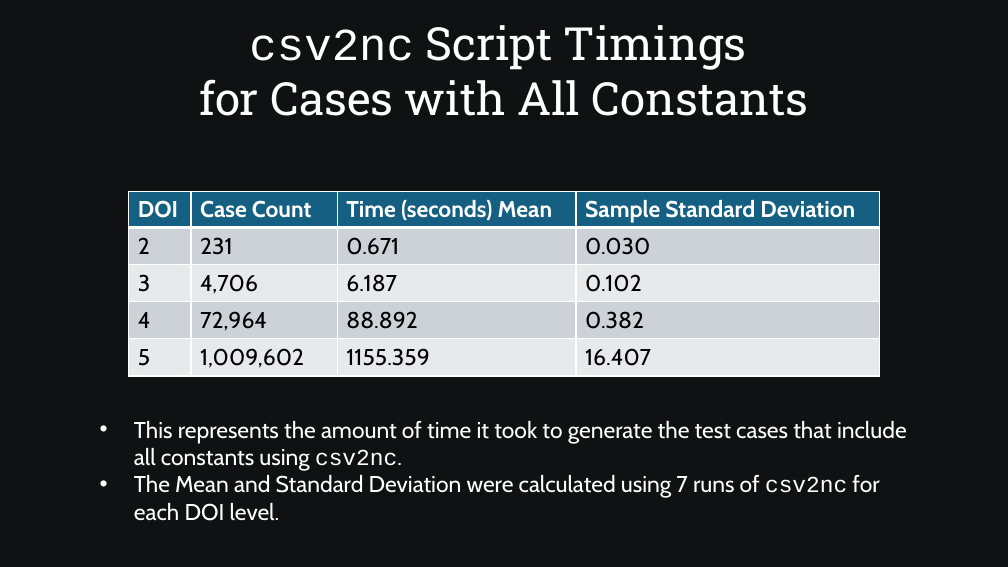
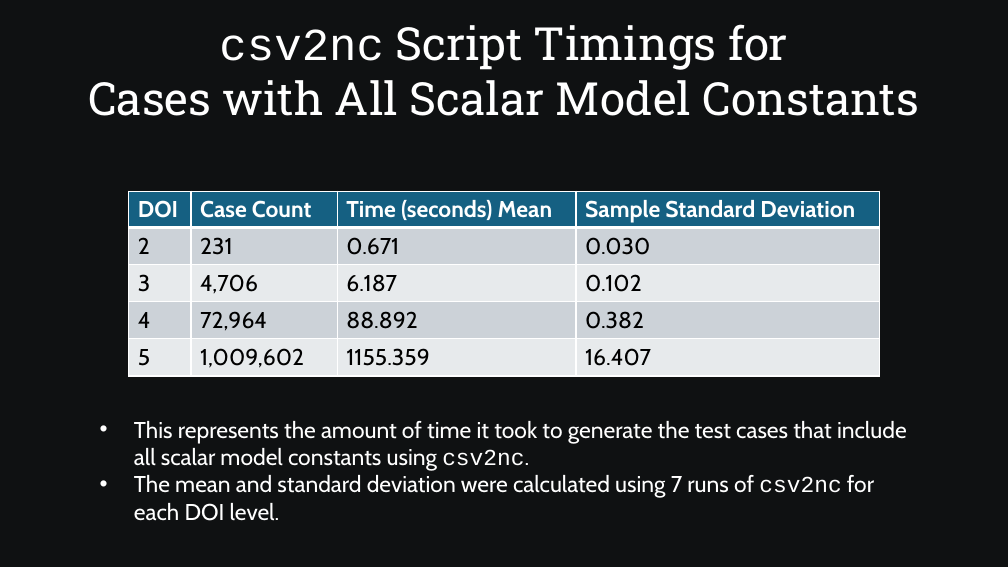
Before and after one commit to SamAllen06/lake_temp_work, a slide deck: slide 42 of documentation/for_collaborators/AnalysisOverview.pptx (slide 41 before the commit). Drawn at 1008x567 pixels with LibreOffice and Linux fonts; fonts in the diff are those of the drawing. Boxes give left, top, right and bottom in pixels: in the first picture for what was removed or moved away, otherwise in the second. Text is boxed around its words. In the diff, an @@ line names an element or a change of style, - is before the commit and + after.

```diff
--- a/documentation/for_collaborators/AnalysisOverview.pptx
+++ b/documentation/for_collaborators/AnalysisOverview.pptx
@@ text at <box>88,24,919,116</box>: text changed @@
-csv2nc Script Timings
-for Cases with All Constants
+csv2nc Script Timings for
+Cases with All Scalar Model Constants
@@ text at <box>134,421,907,521</box>: text changed @@
-• This represents the amount of time it took to generate the test cases that include all constants using csv2nc.
-• The Mean and Standard Deviation were calculated using 7 runs of csv2nc for each DOI level.
+• This represents the amount of time it took to generate the test cases that include all scalar model constants using csv2nc.
+• The mean and standard deviation were calculated using 7 runs of csv2nc for each DOI level.
```
Also in this commit, not shown: 18 other slides changed, 1 slide added, 1 other file.
